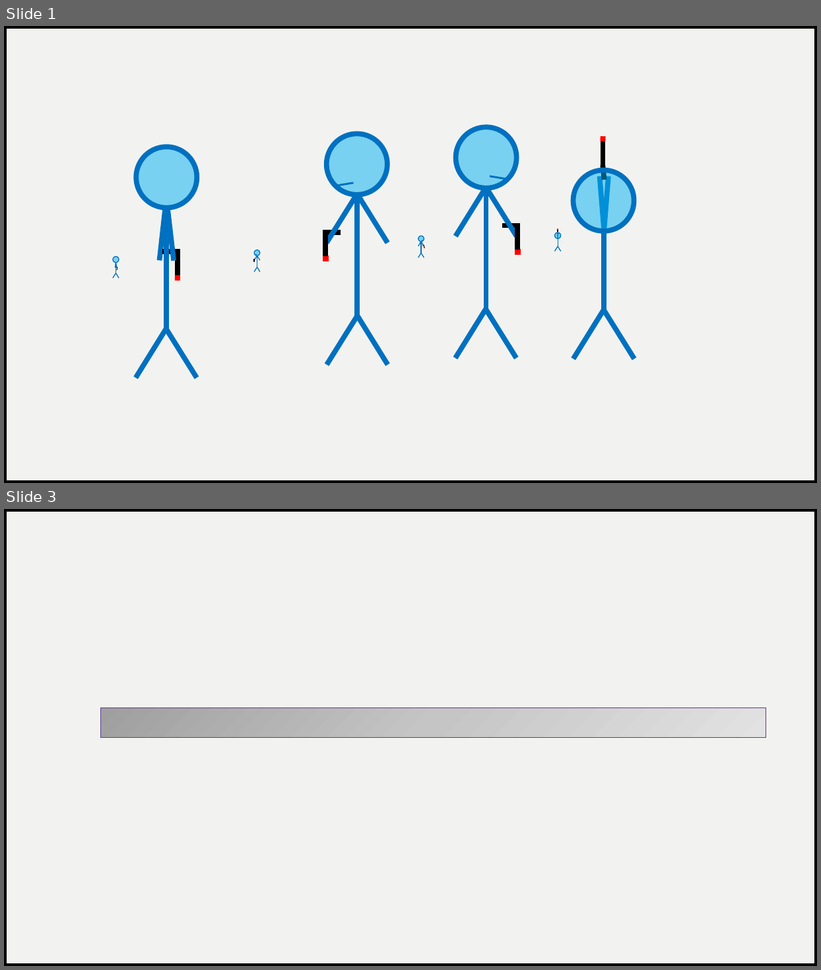
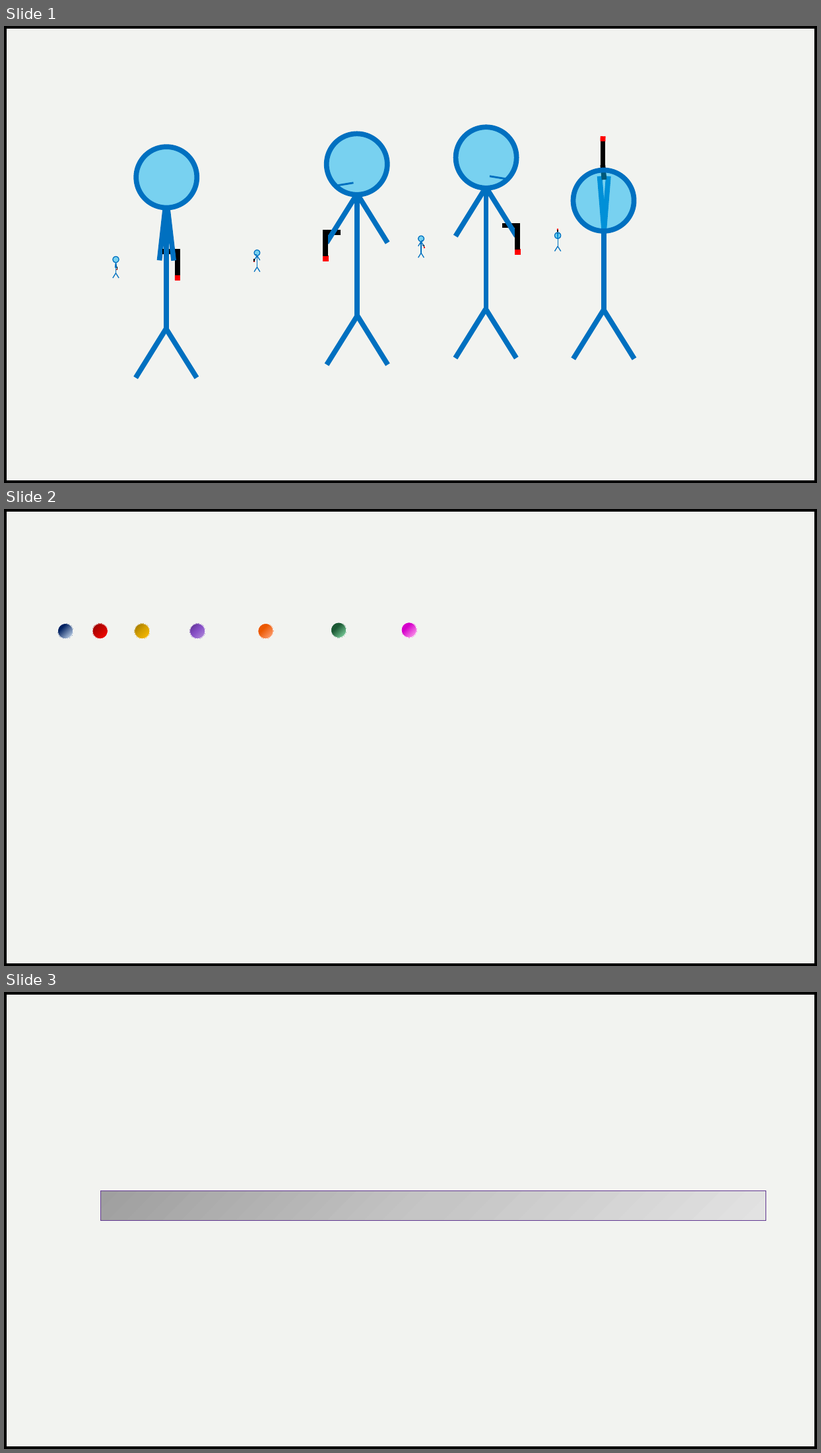
Before and after one commit to arcrystal/bubble-trouble-rl, a slide deck: Sprites/sprites.pptx. Shown one above the other, each under a label of ours: slides 1 and 3 before the commit, slides 1, 2 and 3 after it; the slides between them are not shown. The pictures are 821x970 and 821x1453 pixels, drawn with LibreOffice and Linux fonts; fonts in the diff are those of the drawing. Boxes give left, top, right and bottom in pixels: in the first picture for what was removed or moved away, otherwise in the second. Text is boxed around its words. In the diff, an @@ line names an element or a change of style, - is before the commit and + after.

```diff
--- a/Sprites/sprites.pptx
+++ b/Sprites/sprites.pptx
@@ slide 2 added at (x1=4, y1=509, x2=817, y2=966), background #F2F3F0; not listed: 1 template element that a slide beside it also shows @@
@@ freeform shape added at (x1=4, y1=524, x2=642, y2=966), fill #FFFFFF, outline #000000 6 pt @@
@@ rectangle added at (x1=4, y1=509, x2=817, y2=966), fill #F2F3F0, outline #000000 6 pt @@
@@ ellipse added at (x1=57, y1=624, x2=73, y2=639), fill gradient #002060 to #E0EFFF, outline #FFFFFF 0.5 pt @@
@@ ellipse added at (x1=92, y1=624, x2=108, y2=639), fill gradient #E80400 to #920200, outline #FFFFFF 0.5 pt @@
@@ ellipse added at (x1=135, y1=624, x2=150, y2=639), fill gradient #977200 to #D7A200 to #FFC000, outline #FFFFFF 0.5 pt @@
@@ ellipse added at (x1=190, y1=624, x2=205, y2=639), fill gradient #582C8A to #8850C7 to #B593DC, outline #FFFFFF 0.5 pt @@
@@ ellipse added at (x1=258, y1=624, x2=274, y2=639), fill gradient #EB5800 to #FFA57C, outline #FFFFFF 0.5 pt @@
@@ ellipse added at (x1=331, y1=623, x2=346, y2=638), fill gradient #1C5A34 to #82D7A3, outline #FFFFFF 0.5 pt @@
@@ ellipse added at (x1=402, y1=623, x2=417, y2=638), fill gradient #D500CA to #FFA1ED, outline #FFFFFF 0.5 pt @@
```
Also in this commit, not shown: 1 slide removed, 9 other files.
